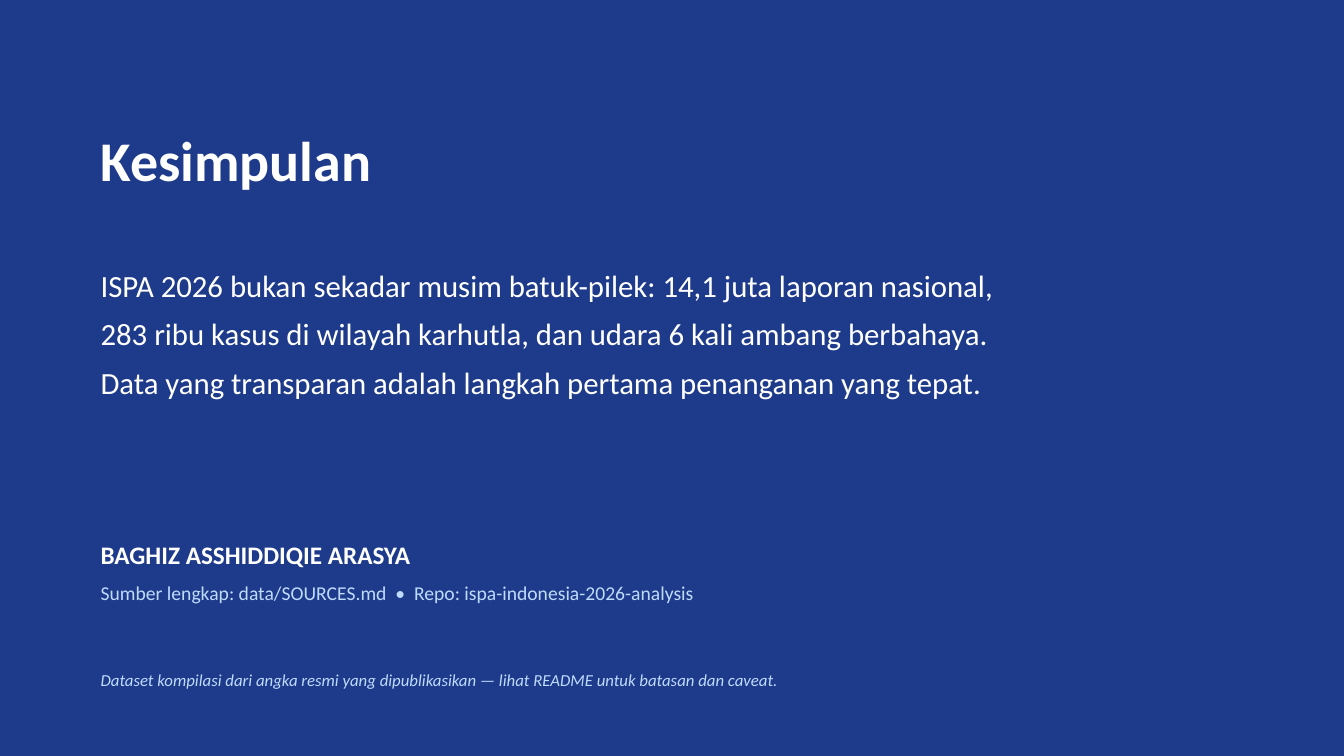
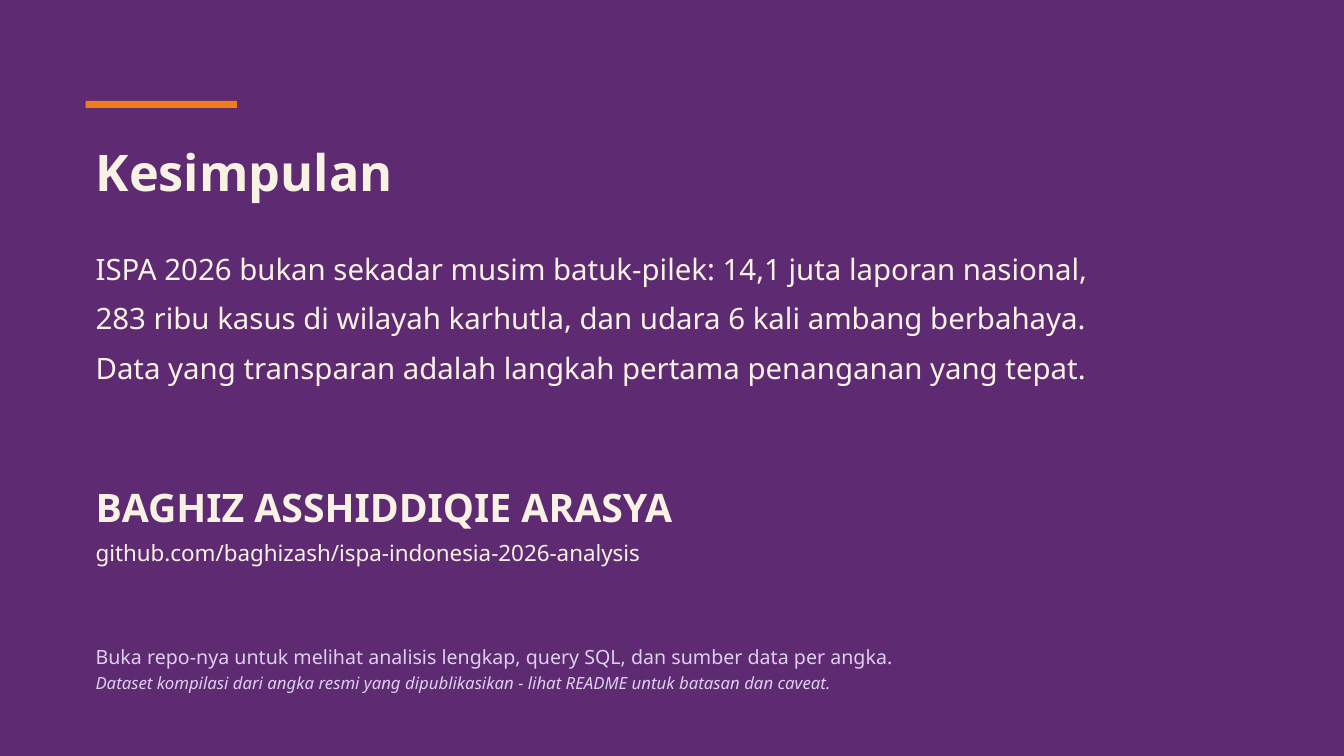
Before and after one commit to baghizash/ispa-indonesia-2026-analysis, a slide deck: slide 10 of Portofolio-Analisis-ISPA-Indonesia.pptx. Drawn at 1344x756 pixels with LibreOffice and Linux fonts; fonts in the diff are those of the drawing. Boxes give left, top, right and bottom in pixels: in the first picture for what was removed or moved away, otherwise in the second. Text is boxed around its words. In the diff, an @@ line names an element or a change of style, - is before the commit and + after.

```diff
--- a/Portofolio-Analisis-ISPA-Indonesia.pptx
+++ b/Portofolio-Analisis-ISPA-Indonesia.pptx
@@ background #1E3A8A to #5E2A72 @@
@@ rectangle added at (86, 101, 237, 108), fill #EF7D1A @@
@@ text "Kesimpulan": place and size @@
-text "Kesimpulan" at (101, 141, 372, 190)
+text "Kesimpulan" at (96, 152, 393, 203)
@@ text "Kesimpulan" at (96, 152, 393, 203): size 40 to 36 pt, font Calibri to Noto Sans, text colour #FFFFFF to #F8F2E4; less space between paragraphs @@
@@ text "ISPA 2026 bukan sekadar musim ...": place and size @@
-text "ISPA 2026 bukan sekadar musim ..." at (101, 275, 993, 400)
+text "ISPA 2026 bukan sekadar musim ..." at (96, 257, 1087, 386)
@@ text "ISPA 2026 bukan sekadar musim ..." at (96, 257, 1087, 386): size 22 to 21 pt, font Calibri to Noto Sans, text colour #FFFFFF to #F8F2E4; line spacing 1 to 1.25; less space between paragraphs @@
@@ text "BAGHIZ ASSHIDDIQIE ARASYA": place and size @@
-text "BAGHIZ ASSHIDDIQIE ARASYA" at (101, 547, 693, 604)
+text "BAGHIZ ASSHIDDIQIE ARASYA" at (96, 493, 672, 567)
@@ text at (96, 493, 672, 529): size 18 to 28 pt, font Calibri to Noto Sans, text colour #FFFFFF to #F8F2E4 in "BAGHIZ ASSHIDDIQIE ARASYA"; less space between paragraphs @@
@@ text at (96, 544, 640, 567): text changed; size 14 to 16 pt; font Calibri to Noto Sans; text colour #BFDBFE to #F8F2E4 @@
-Sumber lengkap: data/SOURCES.md • Repo: ispa-indonesia-2026-analysis
+github.com/baghizash/ispa-indonesia-2026-analysis
@@ text at (96, 649, 892, 693): text changed; font Calibri to Noto Sans; text colour #BFDBFE to #DDD0EC @@
-Dataset kompilasi dari angka resmi yang dipublikasikan — lihat README untuk batasan dan caveat.
+Buka repo-nya untuk melihat analisis lengkap, query SQL, dan sumber data per angka.
+Dataset kompilasi dari angka resmi yang dipublikasikan - lihat README untuk batasan dan caveat.
```
Also in this commit, not shown: 9 other slides changed.
